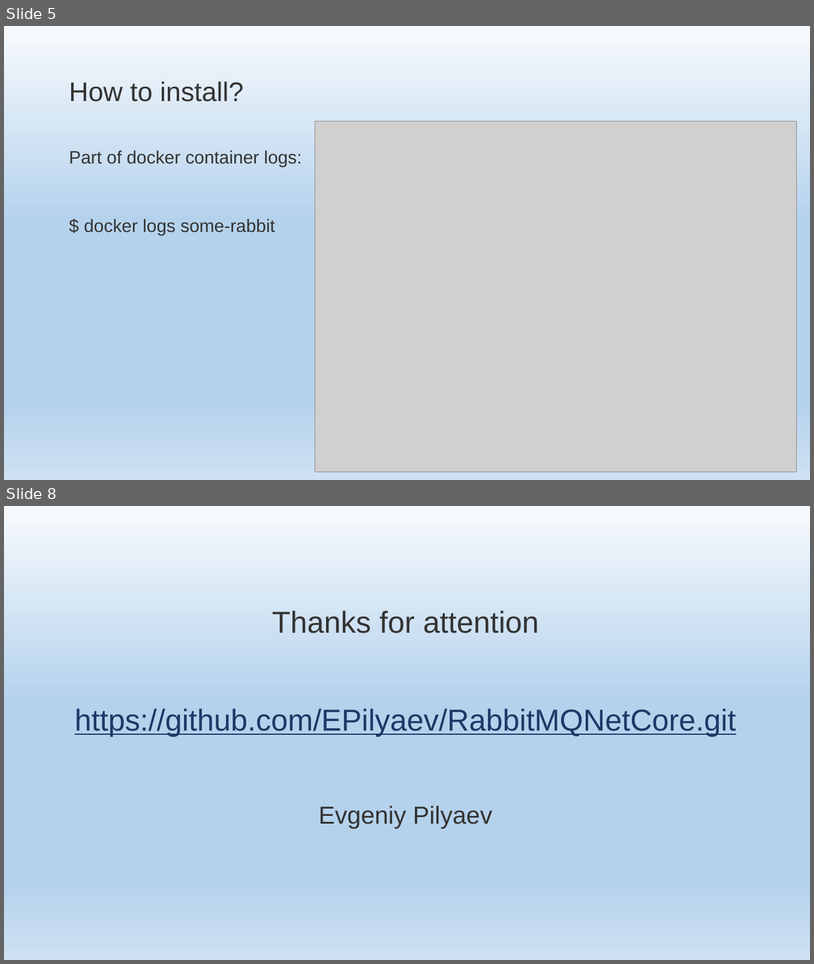
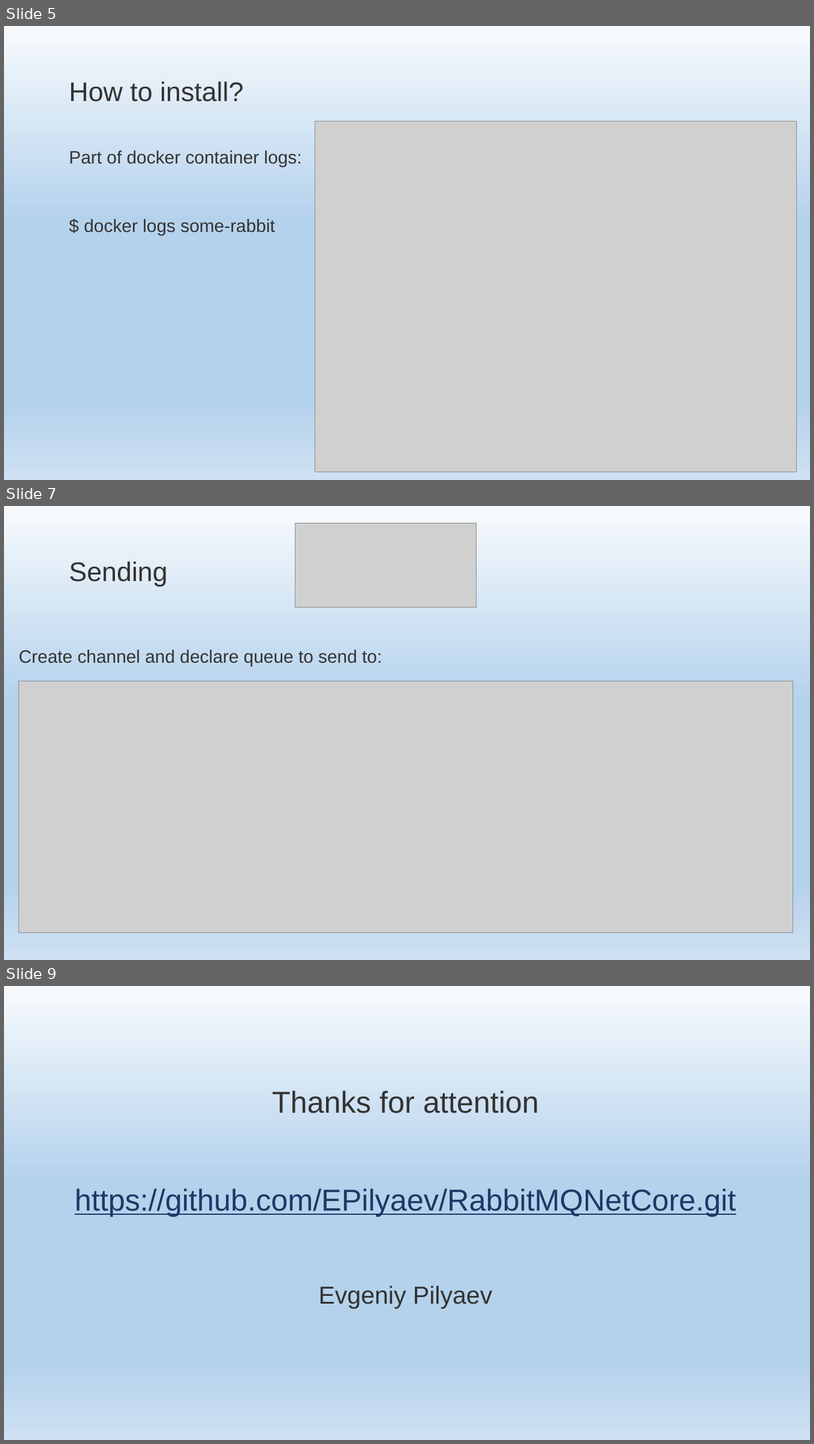
Before and after one commit to EPilyaev/RabbitMQNetCore, a slide deck: RabbitMQNetCore.pptm. Shown one above the other, each under a label of ours: slides 5 and 8 before the commit, slides 5, 7 and 9 after it; the slides between them are not shown. The pictures are 814x964 and 814x1444 pixels, drawn with LibreOffice and Linux fonts; fonts in the diff are those of the drawing; grey boxes stand for pictures; background and template pictures are left out. Boxes give left, top, right and bottom in pixels: in the first picture for what was removed or moved away, otherwise in the second. Text is boxed around its words. In the diff, an @@ line names an element or a change of style, - is before the commit and + after.

Commit message:
Add Sending slides

```diff
--- a/RabbitMQNetCore.pptm
+++ b/RabbitMQNetCore.pptm
@@ slide 7 added at [4, 506, 810, 960], background gradient #F7FAFD to #B5D2EC to #CEE1F2 @@
@@ picture added at [296, 523, 477, 607] @@
@@ title added at [69, 561, 167, 586], 48 pt, text #333332 @@
+Sending
@@ text added at [19, 649, 382, 666], 32 pt, text #333332 @@
+Create channel and declare queue to send to:
@@ picture added at [19, 681, 794, 932] @@
@@ what was slide 8 is now slide 9 @@
```
Also in this commit, not shown: 1 slide changed, 1 other slide added, 1 slide removed, 5 other files.
